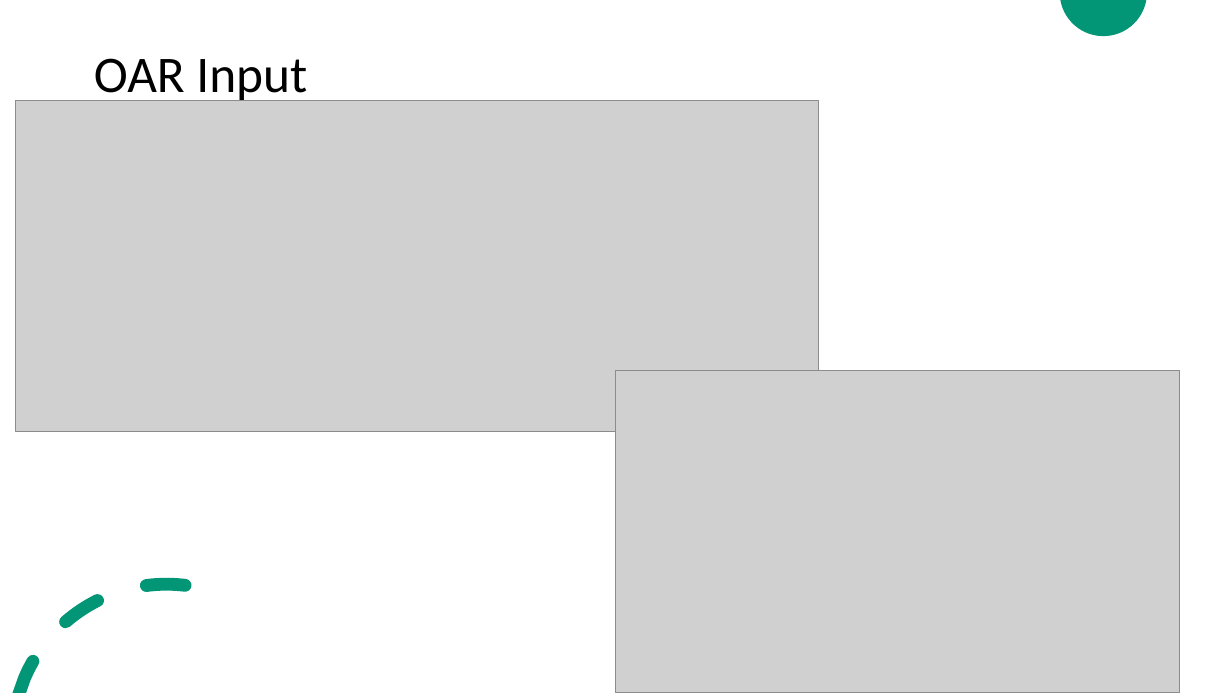
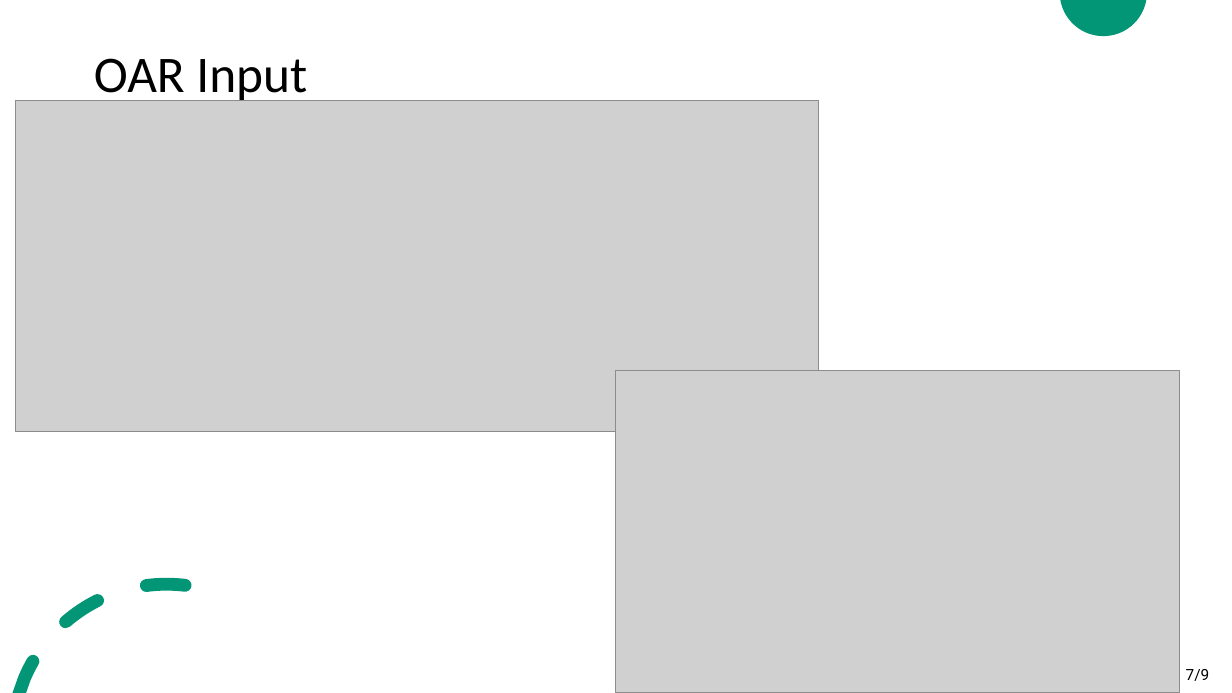
Before and after one commit to cer-hunter/OAR-CAS741, a slide deck: slide 7 of docs/Presentations/ImplementationPresentation/ImplementationPresentation.pptx. Drawn at 1232x693 pixels with LibreOffice and Linux fonts; fonts in the diff are those of the drawing; grey boxes stand for pictures. Boxes give left, top, right and bottom in pixels: in the first picture for what was removed or moved away, otherwise in the second. Text is boxed around its words. In the diff, an @@ line names an element or a change of style, - is before the commit and + after.

```diff
--- a/docs/Presentations/ImplementationPresentation/ImplementationPresentation.pptx
+++ b/docs/Presentations/ImplementationPresentation/ImplementationPresentation.pptx
@@ page number added at [1186, 669, 1210, 681], 12 pt, text #000000 @@
+7/9
```
Also in this commit, not shown: 2 other slides changed, 17 other files.
